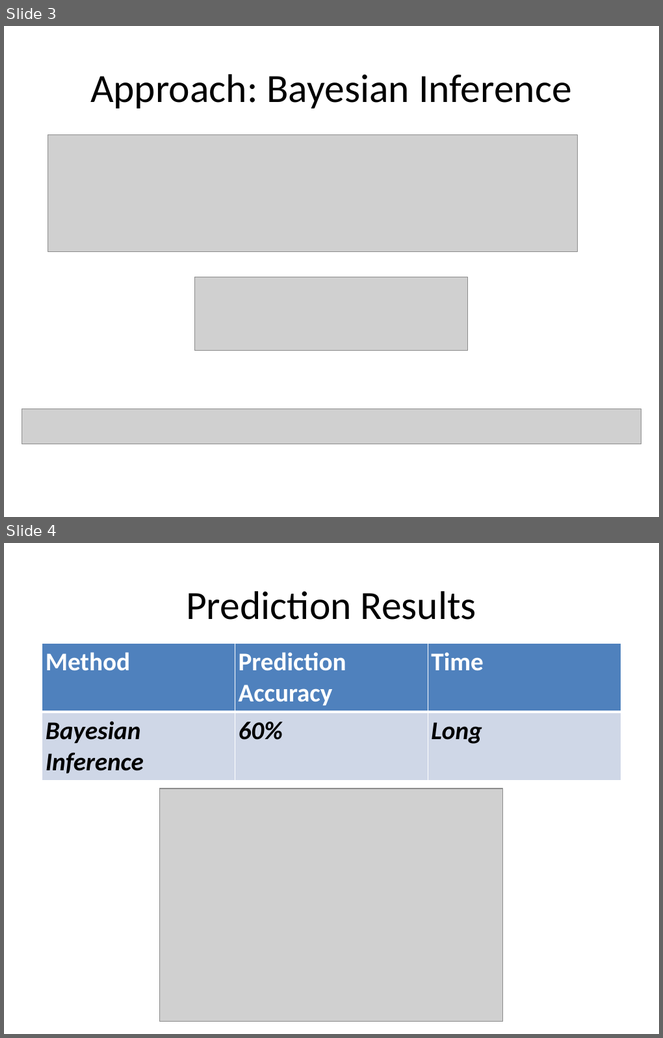
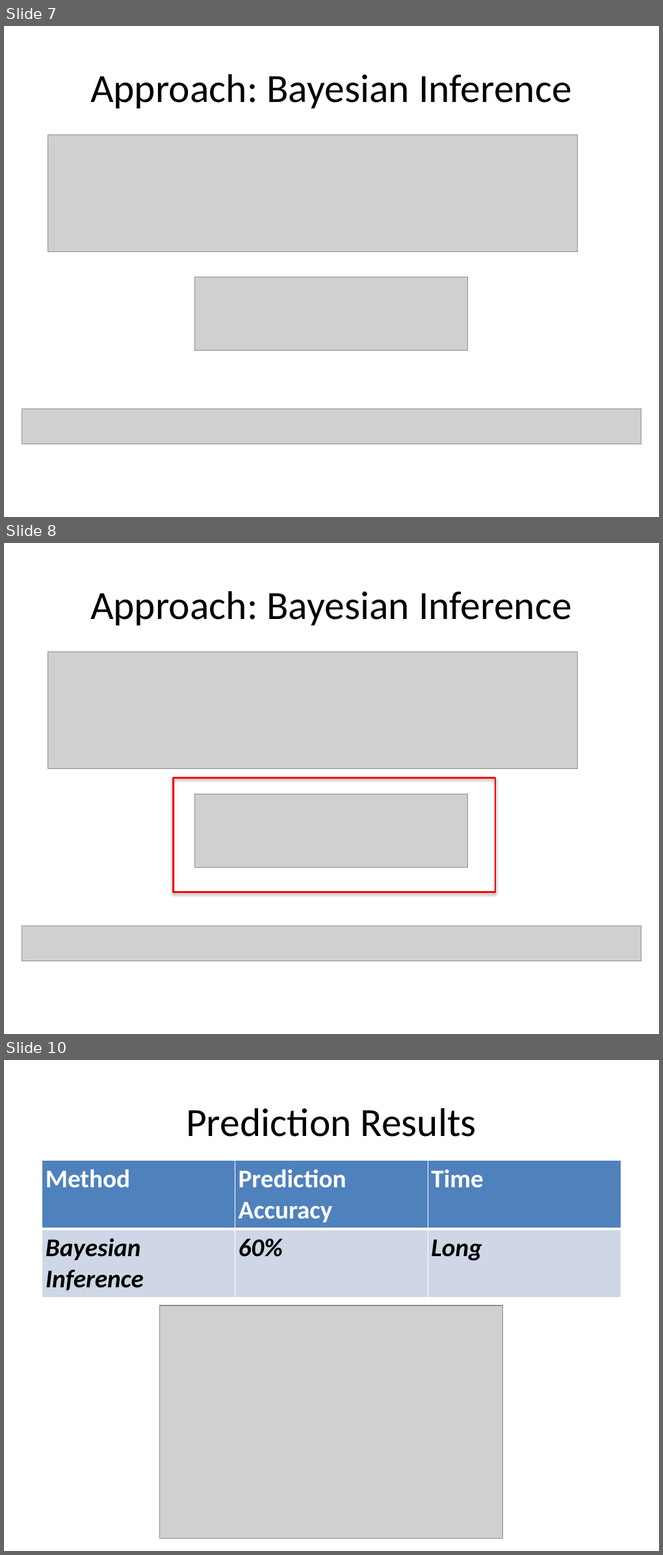
Before and after one commit to ghaslam/AM207, a slide deck: Screencast/Screencast.pptx. Shown one above the other, each under a label of ours: slides 3 and 4 before the commit, slides 7, 8 and 10 after it; the slides between them are not shown. The pictures are 663x1038 and 663x1555 pixels, drawn with LibreOffice and Linux fonts; fonts in the diff are those of the drawing; grey boxes stand for pictures. Boxes give left, top, right and bottom in pixels: in the first picture for what was removed or moved away, otherwise in the second. Text is boxed around its words. In the diff, an @@ line names an element or a change of style, - is before the commit and + after.

```diff
--- a/Screencast/Screencast.pptx
+++ b/Screencast/Screencast.pptx
@@ slide 8 added at (4,543,659,1034), background #FFFFFF @@
@@ title added at (90,591,572,626), 44 pt, text #000000 @@
+Approach: Bayesian Inference
@@ picture added at (48,652,578,769) @@
@@ rectangle added at (173,778,495,892), outline #FF0000 2 pt @@
@@ picture added at (195,794,468,867) @@
@@ picture added at (22,927,641,961) @@
@@ what was slide 3 is now slide 7 @@
@@ what was slide 4 is now slide 10 @@
```
Also in this commit, not shown: 4 slides changed, 9 other slides added, 1 slide removed.
